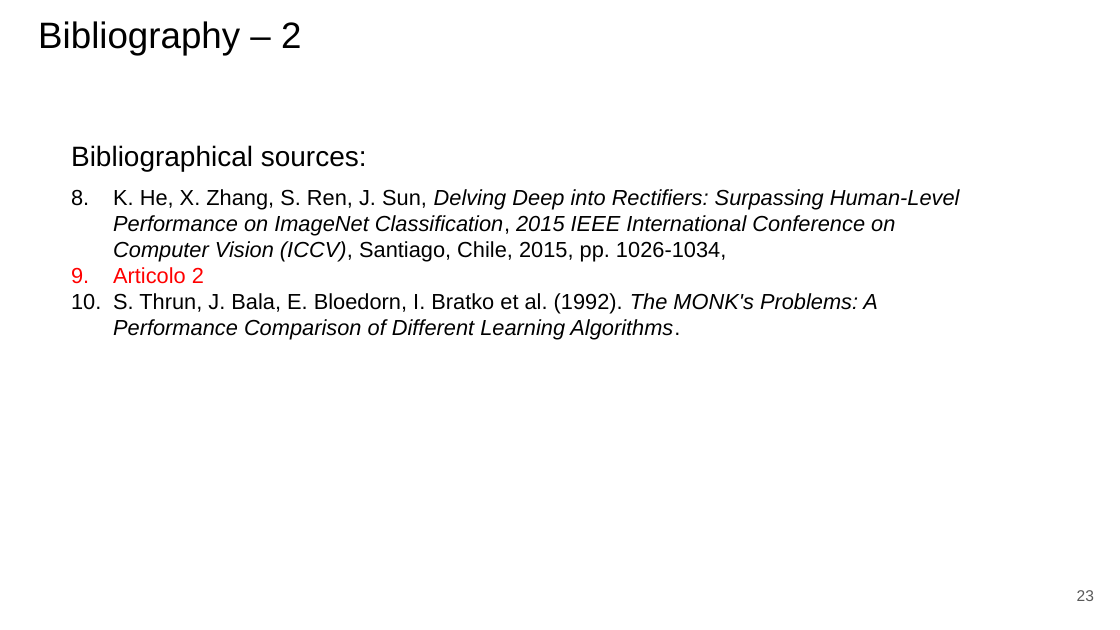
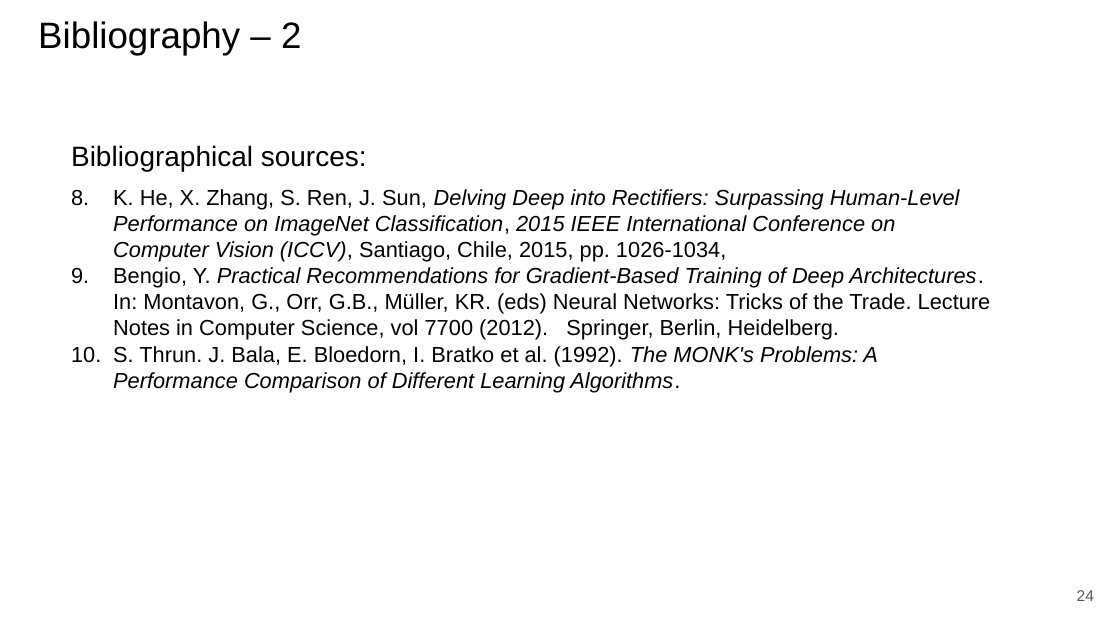
Before and after one commit to paolo-junior-mollica/machine-learning-project, a slide deck: slide 24 of relazione/ML-2023-PRJ-Slides-Demo.pptx (slide 23 before the commit). Drawn at 1120x630 pixels with LibreOffice and Linux fonts; fonts in the diff are those of the drawing. Boxes give left, top, right and bottom in pixels: in the first picture for what was removed or moved away, otherwise in the second. Text is boxed around its words. In the diff, an @@ line names an element or a change of style, - is before the commit and + after.

```diff
--- a/relazione/ML-2023-PRJ-Slides-Demo.pptx
+++ b/relazione/ML-2023-PRJ-Slides-Demo.pptx
@@ text at [113,267,991,392]: text changed; italic off @@
-9. Articolo 2
-10. S. Thrun, J. Bala, E. Bloedorn, I. Bratko et al. (1992). The MONK's Problems: A Performance Comparison of Different Learning Algorithms.
+9. Bengio, Y. Practical Recommendations for Gradient-Based Training of Deep Architectures. In: Montavon, G., Orr, G.B., Müller, KR. (eds) Neural Networks: Tricks of the Trade. Lecture Notes in Computer Science, vol 7700 (2012). Springer, Berlin, Heidelberg.
+10. S. Thrun. J. Bala, E. Bloedorn, I. Bratko et al. (1992). The MONK's Problems: A Performance Comparison of Different Learning Algorithms.
@@ page number at [1077,590,1094,601]: text changed @@
-23
+24
```
Also in this commit, not shown: 17 other slides changed, 2 slides added.
